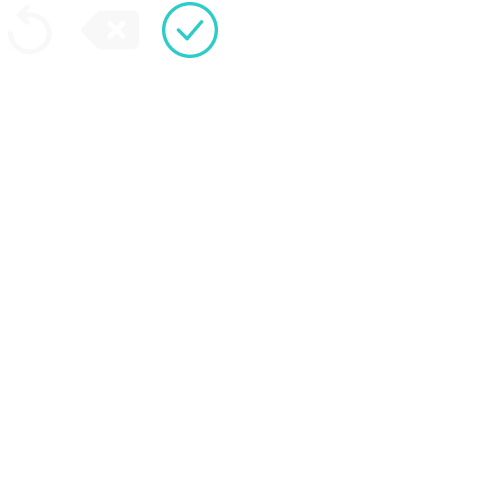
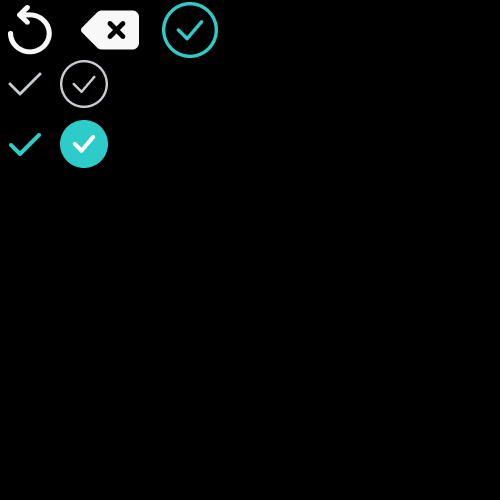
Layers edited between the first and the second 500 × 500 image:
added group "check" with 12 layers above "그룹 1" over (x1=0, y1=60, x2=108, y2=168)
added group "그룹 2" with 2 layers in group "check" over (x1=60, y1=60, x2=108, y2=108)
added layer "레이어 1" (1st of 6, in "check" › "그룹 2") in group "그룹 2" over (x1=60, y1=60, x2=108, y2=108)
added layer "레이어 3" (1st of 2, in "check" › "그룹 2") in group "그룹 2" over (x1=60, y1=60, x2=108, y2=108)
added group "그룹 1" (1st of 5, in "check") with 2 layers in group "check" over (x1=60, y1=120, x2=108, y2=168)
added layer "레이어 1" (2nd of 6, in "check" › "그룹 1") in group "그룹 1" over (x1=60, y1=120, x2=108, y2=168)
added layer "레이어 2" (1st of 5, in "check" › "그룹 1") in group "그룹 1" over (x1=60, y1=120, x2=108, y2=168)
added group "그룹 1" (2nd of 5, in "check") with 2 layers in group "check" over (x1=0, y1=120, x2=48, y2=168)
added layer "레이어 1" (3rd of 6, in "check" › "그룹 1") in group "그룹 1" over (x1=9, y1=133, x2=41, y2=156)
added layer "레이어 2" (2nd of 5, in "check" › "그룹 1") in group "그룹 1" over (x1=0, y1=120, x2=48, y2=168)
added group "그룹 1" (3rd of 5, in "check") with 2 layers in group "check" over (x1=0, y1=60, x2=48, y2=108)
added layer "레이어 1" (4th of 6, in "check" › "그룹 1") in group "그룹 1" over (x1=8, y1=72, x2=42, y2=96)
added layer "레이어 2" (3rd of 5, in "check" › "그룹 1") in group "그룹 1" over (x1=0, y1=60, x2=48, y2=108)
showed "배경" over (x1=0, y1=0, x2=500, y2=500)
